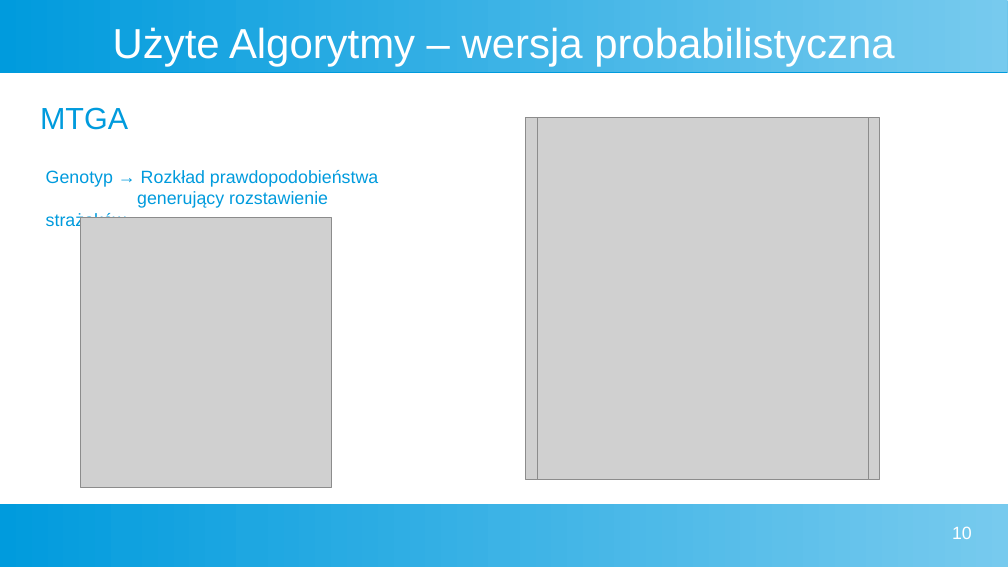
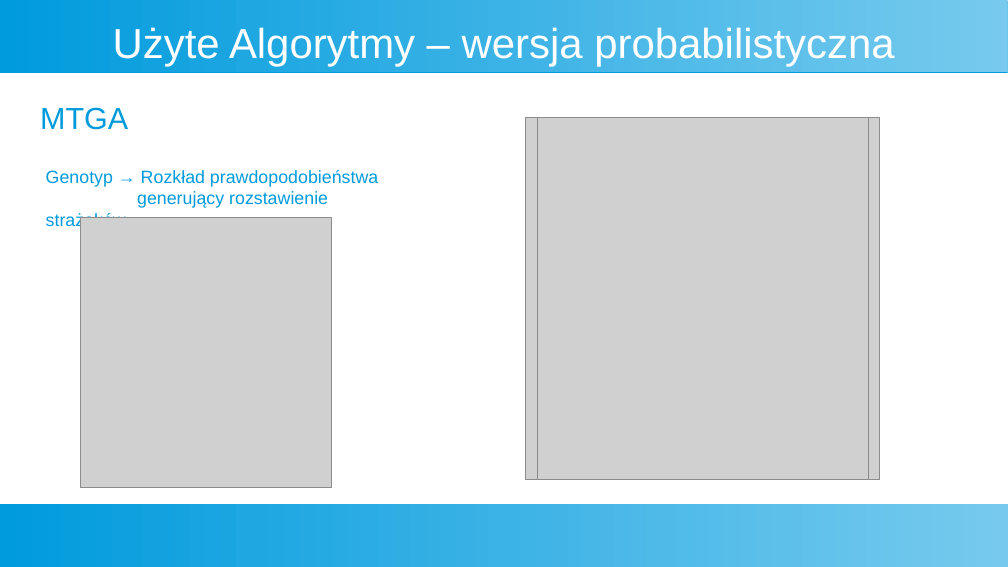
Before and after one commit to Kubapatoka/FiremanProblemEAProject, a slide deck: slide 10 of Prezentacja/Prez.odp. Drawn at 1008x567 pixels with LibreOffice and Linux fonts; fonts in the diff are those of the drawing; grey boxes stand for pictures. Boxes give left, top, right and bottom in pixels: in the first picture for what was removed or moved away, otherwise in the second. Text is boxed around its words. In the diff, an @@ line names an element or a change of style, - is before the commit and + after.

```diff
--- a/Prezentacja/Prez.odp
+++ b/Prezentacja/Prez.odp
@@ page number removed at <box>952,526,972,539</box> @@
-10
```
Also in this commit, not shown: 11 other slides changed, 10 slides added, 3 other files.
